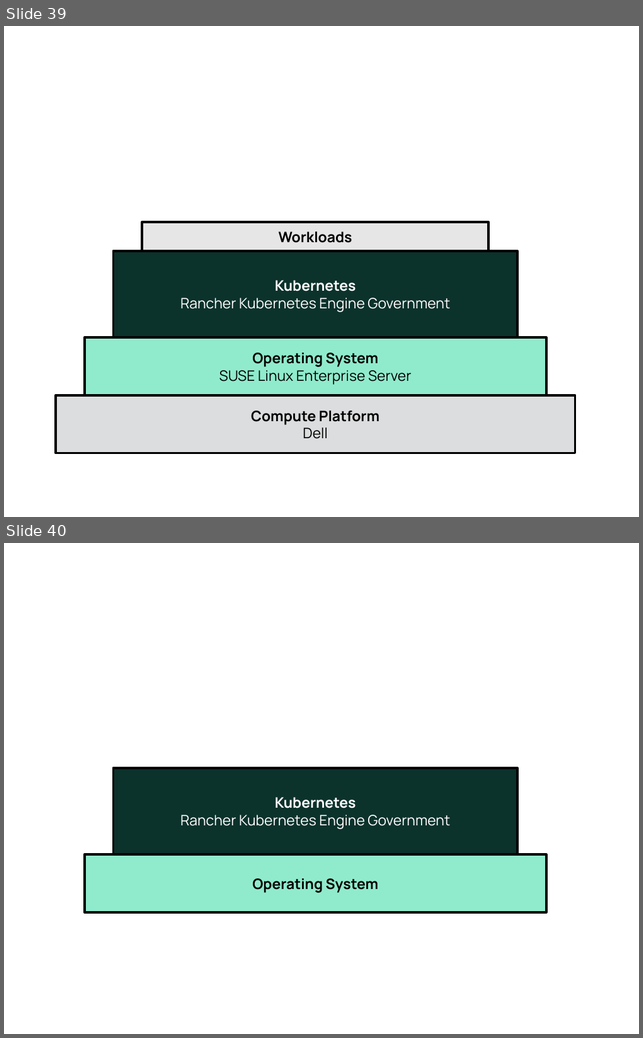
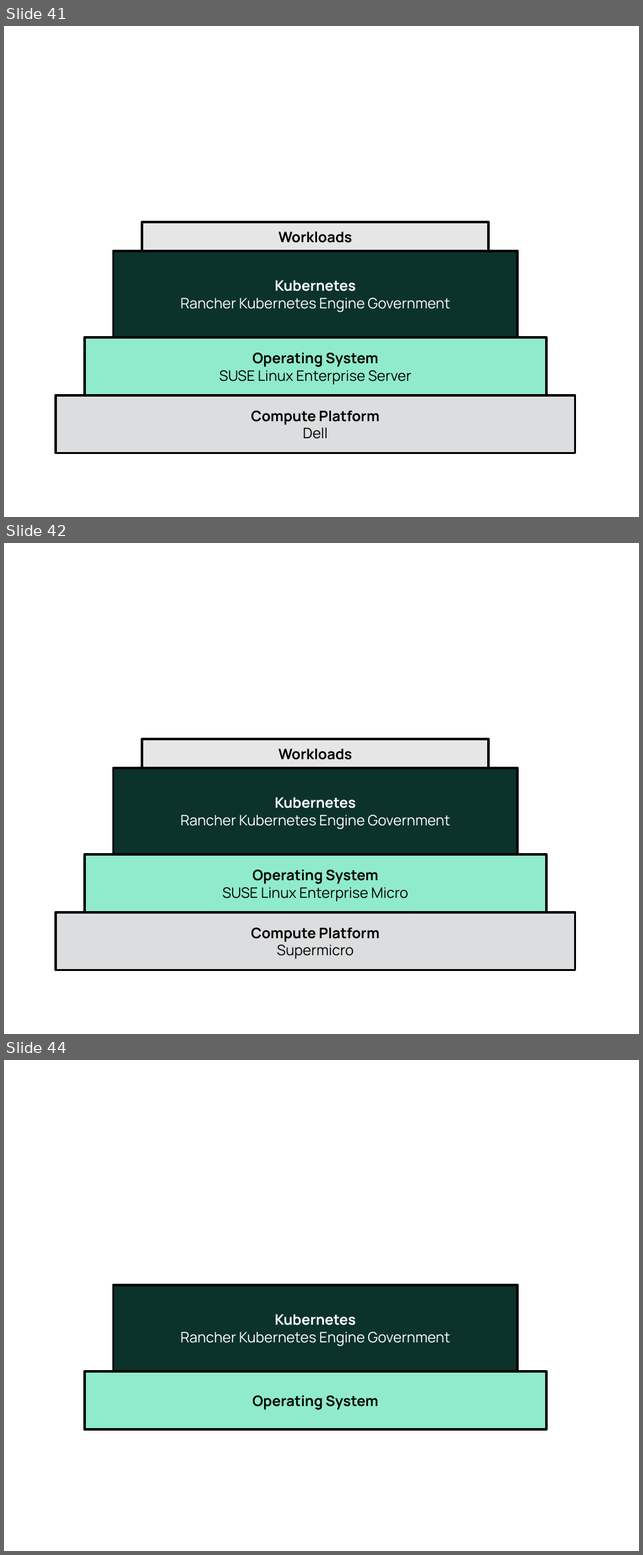
Before and after one commit to SUSE/technical-reference-documentation, a slide deck: kubernetes/reference/media/src/Figure-Source.odp. Shown one above the other, each under a label of ours: slides 39 and 40 before the commit, slides 41, 42 and 44 after it; the slides between them are not shown. The pictures are 643x1038 and 643x1555 pixels, drawn with LibreOffice and Linux fonts; fonts in the diff are those of the drawing. Boxes give left, top, right and bottom in pixels: in the first picture for what was removed or moved away, otherwise in the second. Text is boxed around its words. In the diff, an @@ line names an element or a change of style, - is before the commit and + after.

Commit message:
incorporate new content for RC with Supermicro, adjust existing files with variable/attribute changes

```diff
--- a/kubernetes/reference/media/src/Figure-Source.odp
+++ b/kubernetes/reference/media/src/Figure-Source.odp
@@ slide 42 added at (4,543,639,1034), background #FFFFFF @@
@@ rectangle added at (142,739,488,767), fill #E6E6E6, outline #000000 2.89 pt, 18 pt, text #000000, bold @@
+Workloads
@@ rectangle added at (113,767,517,854), fill #0C322C, outline #000000 2.89 pt, 18 pt, text #FFFFFF @@
+Kubernetes
+Rancher Kubernetes Engine Government
@@ rectangle added at (84,854,546,912), fill #90EBCD, outline #000000 2.89 pt, 18 pt, text #000000 @@
+Operating System
+SUSE Linux Enterprise Micro
@@ rectangle added at (56,912,575,970), fill #DCDDDE, outline #000000 2.89 pt, 18 pt, text #000000, bold @@
+Compute Platform
+Supermicro
@@ what was slide 39 is now slide 41 @@
@@ what was slide 40 is now slide 44 @@
```
Also in this commit, not shown: 3 other slides added, 57 other files.
